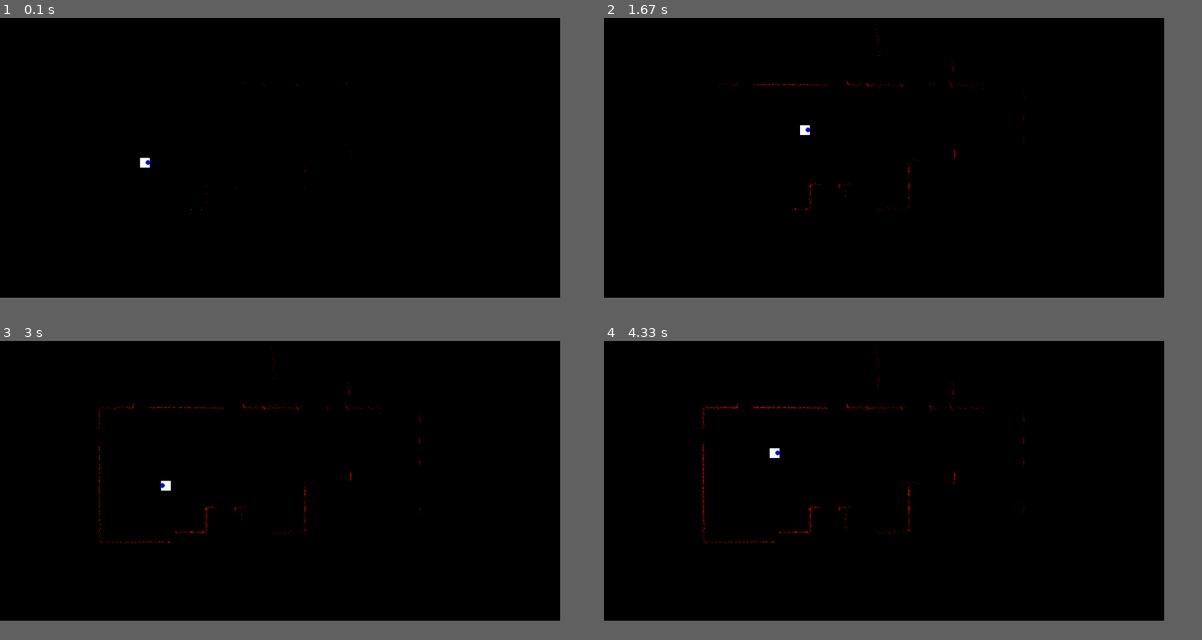
Above: before the commit, frames 1-4 (two rows, left to right).
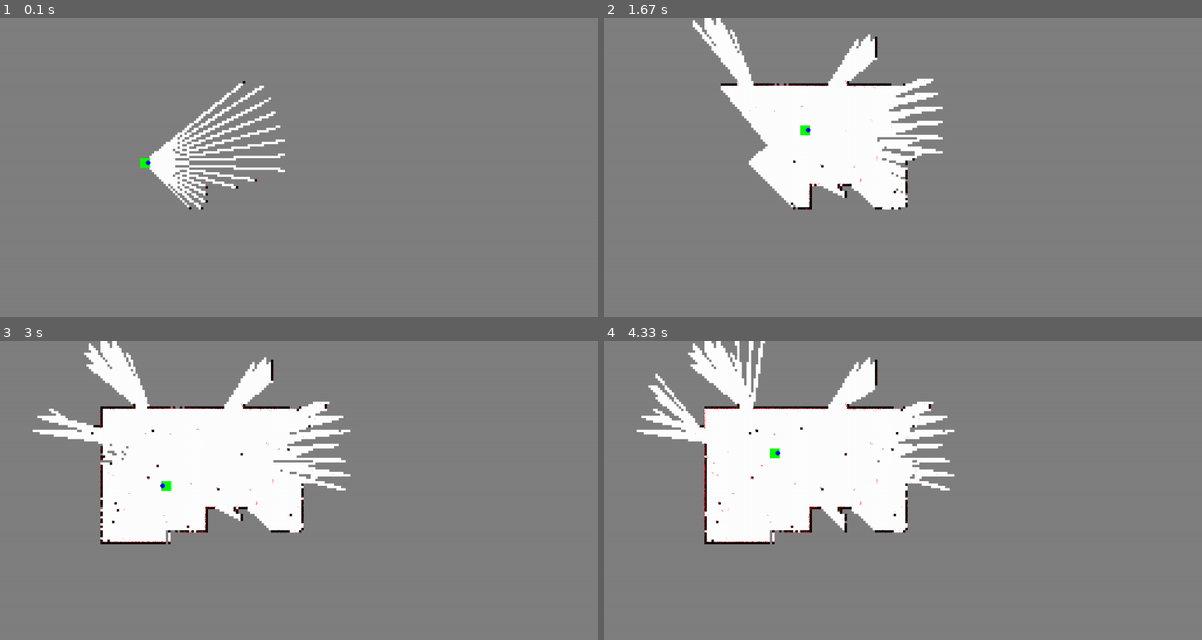
Above: after the commit, the same moments.

Repository: LuisPeMoraRod/drones_exploration_sim
Game: pygame game, started from src/simulation/main.py
Two runs of this game, one before a commit and one after it. Both use one fixed random seed, a clock stepped at 60 frames per second and the inputs below.
Inputs:
- Up to frame 1 (0.1 s): no input
- Up to frame 2 (1.67 s): hold Right 0.33-0.8 s; hold Up 0.83-1.3 s; hold Right from 1.33 s (still down)
- Up to frame 3 (3 s): release Right at 1.8 s; hold Left 1.83-2.37 s; hold Down 2.4-2.87 s; hold Left from 2.9 s (still down)
- Up to frame 4 (4.33 s): release Left at 3.37 s; hold Up 3.4-3.87 s; hold Right from 3.9 s (still down)
In our replay, the window is 843x421 before the commit and 900x450 after it. These sizes can differ from the game's own. Grey fills any space a smaller window leaves; there, only what the larger window draws over its background counts as a difference.

The runs differ from the first frame. In frame 1, 88% of the frame differs, in the area x 0-94%, y 0-94%; in frame 2, 87%; in frame 3, 87%; in frame 4, 87%.

Commit message:
feat(sensor): add grid for exploration algorithm

Diff:
--- a/src/simulation/constants.py
+++ b/src/simulation/constants.py
@@ -18,21 +18,28 @@
 }
 
 # Map dimensions
-MAP_DIMENSIONS: tuple = (600, 1200)
-
-# Configuration window dimensions
-CONFIG_W = 500
-CONFIG_H = 300
+MAP_DIMENSIONS: tuple = (1280, 640)
 
 # Robot dimensions
 ROBOT_DIMENSIONS: tuple = (21, 21)
 SPEED: int = 5
 
 # Simulation parameters
-RANGE = 500
+RANGE = 300
 UNCERTAINTY = (0.5, 0.01)
 ANGULAR_SPEED = 4
 
 # Robot initial position
 INIT_X = 11
 INIT_Y = 11
+
+# Grid cell values
+GRID_VALUES: dict = {
+    "UNKNOWN": 0,
+    "FREE": 1,
+    "OBSTACLE": 2,
+    "FRONTIER": 3,
+    "GOAL": 4,
+}
+
+GRID_DIMENTIONS: tuple = (5, 5)
--- a/src/simulation/main.py
+++ b/src/simulation/main.py
@@ -9,11 +9,11 @@
 
     # Initalize single robot
     robot = Robot(
-        environment, (300, 300), constants.COLORS["WHITE"], constants.COLORS["BLUE"]
+        environment, (300, 300), constants.COLORS["GREEN"], constants.COLORS["BLUE"]
     )
 
     # Fill the map with black color
-    environment.map.fill(constants.COLORS["BLACK"])
+    # environment.map.fill(constants.COLORS["BLACK"])
     environment.resultMap = environment.map.copy()
 
     # Initialize Pygame
@@ -26,7 +26,7 @@
                 running = False
 
         # Sensing the environment
-        sensorData = robot.laser.sense()
+        sensorData = robot.sense()
         environment.storeData(sensorData)
         environment.showData()
 
--- a/src/simulation/map.py
+++ b/src/simulation/map.py
@@ -1,6 +1,6 @@
 import math
 import pygame
-from constants import COLORS
+from constants import COLORS, GRID_DIMENTIONS
 
 
 class Map:
@@ -10,7 +10,7 @@
         self.mapImage = pygame.image.load(
             "images/map.png"
         )  # Load the reference map image
-        self.map_h, self.map_w = MapDimensions
+        self.map_w, self.map_h = MapDimensions
         self.map = None
         self.displayMap()
 
@@ -49,3 +49,37 @@
         """
         for point in self.pointsCloud:
             self.resultMap.set_at(point, COLORS["RED"])
+
+    def showGrid(self, grid: list) -> None:
+        """
+        Display the grid on the map.
+
+        The grid is a 2D list containing the value of every cell.
+        If the value is 0, the cell is unknown and the color is gray.
+        If the value is 1, the cell is free and the color is white.
+        If the value is 2, the cell is an obstacle and the color is black.
+        If the value is 3, the cell is a frontier and the color is green.
+        If the value is 4, the cell is the goal and the color is blue.
+
+        The position of the grid cell is the top left corner of the cell which is a 5 x 5 square.
+        """
+        for i in range(len(grid)):
+            for j in range(len(grid[i])):
+                x = j * GRID_DIMENTIONS[0]
+                y = i * GRID_DIMENTIONS[1]
+                cell = grid[i][j]
+                if cell == 0:
+                    color = COLORS["GRAY"]
+                elif cell == 1:
+                    color = COLORS["WHITE"]
+                elif cell == 2:
+                    color = COLORS["BLACK"]
+                elif cell == 3:
+                    color = COLORS["GREEN"]
+                elif cell == 4:
+                    color = COLORS["BLUE"]
+                pygame.draw.rect(
+                    self.resultMap,
+                    color,
+                    (x, y, GRID_DIMENTIONS[0], GRID_DIMENTIONS[1]),
+                )
--- a/src/simulation/robot.py
+++ b/src/simulation/robot.py
@@ -6,8 +6,9 @@
     UNCERTAINTY,
     ANGULAR_SPEED,
     RANGE,
+    GRID_VALUES,
+    GRID_DIMENTIONS,
 )
-import math
 import pygame
 from map import Map
 from sensors import LaserSensor
@@ -22,6 +23,7 @@
         colorSensor: tuple = COLORS["BLACK"],
         speed: int = SPEED,
     ) -> None:
+        self.environment = environment
         self.mapImage = (
             environment.mapImage
         )  # contains the map image used as reference for collision detection
@@ -39,6 +41,9 @@
 
         self.direction = DIRECTIONS["RIGHT"]
         self.speed = speed
+
+        # Initialize the grid
+        self.grid = self.setGrid()
 
         # Initialize the laser sensor
         self.laser = LaserSensor(
@@ -48,8 +53,37 @@
             ANGULAR_SPEED,
             self.position[0],
             self.position[1],
+            self.grid,
             self.direction,
         )
+
+    def setGrid(self):
+        """
+        Create grid that is going to be used as a graph for the A* algorithm to find the path to the goal of every frontier (centroid)
+
+        The grid will consist of a 2D array where each cell can have the possible values: unknown, free, obstacle, frontier, goal
+
+        The cells will represent a 5x5 pixel area of the map. So the grid will have the same dimensions as the map but divided by 5.
+        For example, for a map of 640x1280 pixels, the grid will have 128x256 cells.
+
+        At the beginning, all cells will be unknown. The robot will update the cells as it explores the map.
+        """
+        grid = []
+        for i in range(0, self.map.get_height(), GRID_DIMENTIONS[1]):
+            row = []
+            for j in range(0, self.map.get_width(), GRID_DIMENTIONS[0]):
+                row.append(GRID_VALUES["UNKNOWN"])
+            grid.append(row)
+        return grid
+
+    def sense(self):
+        """
+        Sense the environment using the laser sensor.
+        """
+        data = self.laser.sense()
+        self.grid = self.laser.grid
+        self.environment.showGrid(self.grid)
+        return data
 
     def draw(self, surface: pygame.Surface):
         """
--- a/src/simulation/sensors.py
+++ b/src/simulation/sensors.py
@@ -1,7 +1,7 @@
 import pygame
 from math import pi, cos, sin, sqrt
 import numpy as np
-from constants import COLORS, DIRECTIONS
+from constants import COLORS, DIRECTIONS, GRID_VALUES
 
 
 class LaserSensor:
@@ -13,6 +13,7 @@
         speed: int,
         x: int,
         y: int,
+        grid: list,
         direction: int = DIRECTIONS["RIGHT"],
     ) -> None:
         self.range = range
@@ -23,11 +24,13 @@
         self.obstacles = []  # sensed obstacles
         self.map = map
         self.direction = direction
+        self.grid = grid
 
     def sense(self):
         """
         Simulate the laser sensor by casting rays in all directions and detecting obstacles.
         The sensor returns the distance and angle of the detected obstacles relative to the robot position.
+        Also, it updates the grid with the cells that are detected as obstacles, and the cells that are free.
         """
         data = []
         x1, y1 = self.position[0], self.position[1]  # current position of the robot
@@ -57,15 +60,26 @@
                     0 < x < self.w and 0 < y < self.h
                 ):  # check if the point is within the map
                     color = self.map.get_at((x, y))
-                    if color == COLORS["BLACK"]:
+                    if color != COLORS["WHITE"]:
                         distance = self.euclideanDistance((x, y))
                         output = self.addNoise(distance, angle, self.sigma)
                         output.append(self.position)
                         data.append(output)
+                        self.updateCell(x, y, GRID_VALUES["OBSTACLE"])
                         break
+                    else:
+                        self.updateCell(x, y, GRID_VALUES["FREE"])
         if len(data) > 0:
             return data
         return False
+
+    def updateCell(self, x: int, y: int, value: int) -> None:
+        """
+        Update the value of the cell in the grid.
+        """
+        i = y // 5
+        j = x // 5
+        self.grid[i][j] = value
 
     def euclideanDistance(self, obstaclePosition: tuple) -> float:
         """
--- a/src/simulation/simulator.py
+++ /dev/null
@@ -1,52 +0,0 @@
-from map import Map
-import pygame
-import constants
-import sensors
-import robot
-
-
-class Simulator:
-    def __init__(self):
-        environment = Map(constants.MAP_DIMENSIONS)
-        originalMap = environment.map.copy()
-        laser = sensors.LaserSensor(
-            constants.RANGE,
-            originalMap,
-            constants.UNCERTAINTY,
-            constants.ANGULAR_SPEED,
-            0,
-            0,
-        )
-        environment.map.fill(constants.COLORS["BLACK"])
-        environment.resultMap = environment.map.copy()
-
-        # Initalize single robot
-        robot = robot.Robot(environment.map, environment.mapImage, (300, 300))
-
-        # Initialize Pygame
-        pygame.init()
-
-        running = True
-        while running:
-            for event in pygame.event.get():
-                if event.type == pygame.QUIT:
-                    running = False
-            position = robot.position
-            laser.position = position
-            sensorData = laser.sense()
-            environment.storeData(sensorData)
-            environment.showData()
-
-            environment.map.fill(constants.COLORS["BLACK"])
-
-            environment.map.blit(environment.resultMap, (0, 0))
-
-            robot.move()
-            robot.draw(environment.map)
-
-            pygame.display.flip()
-
-            # Set the frame rate
-            pygame.time.Clock().tick(30)
-
-        pygame.quit()
